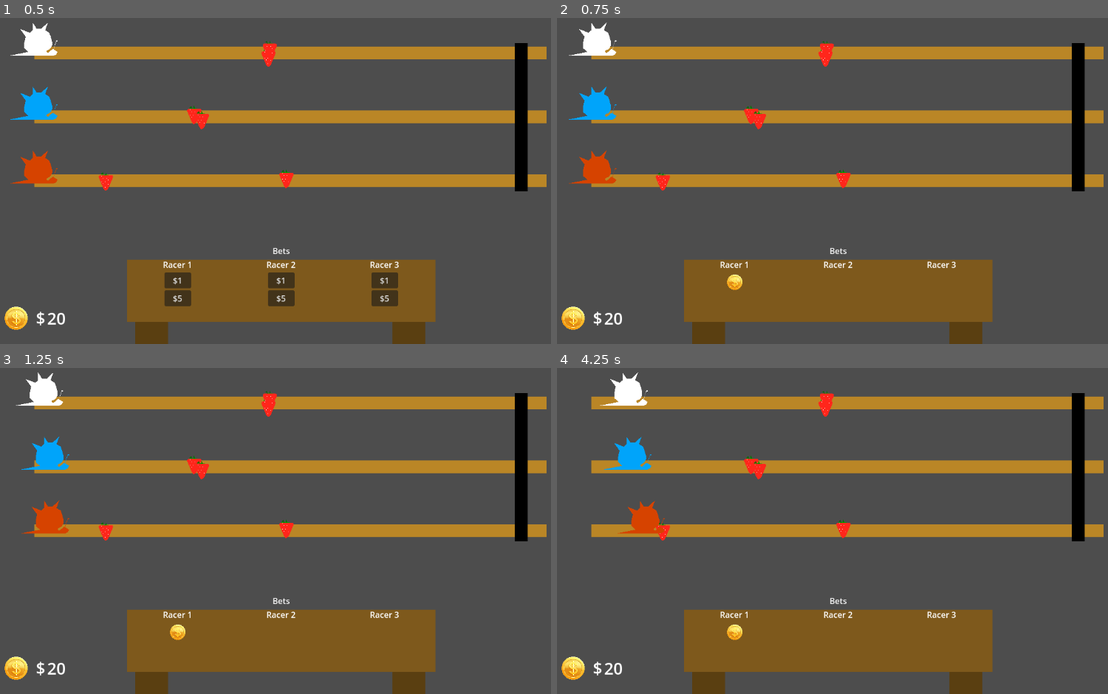
Above: before the commit, frames 1-4 (two rows, left to right).
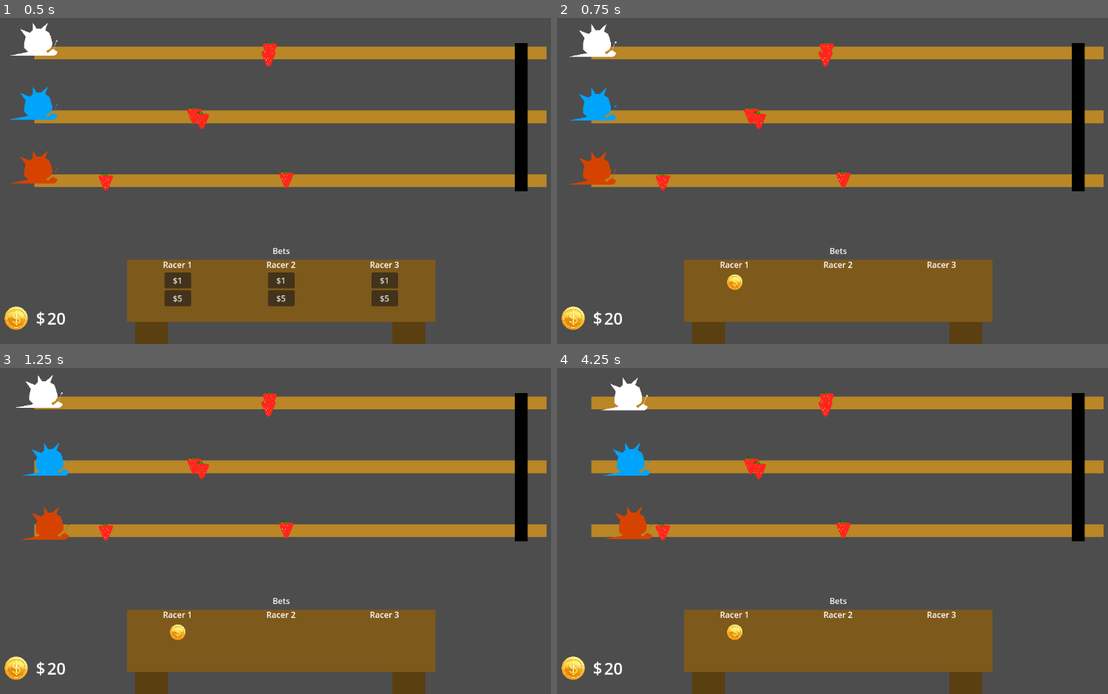
Above: after the commit, the same moments.

Repository: pradoh97/snail-race
Game: Godot game, scene res://level.tscn
Same seed, same stepped clock (60 frames per second), same inputs: the game is played once before the commit and once after it.
Inputs:
- Up to frame 1 (0.5 s): no input
- Up to frame 2 (0.75 s): click "$1" at 0.5 s
- Up to frame 3 (1.25 s): no input
- Up to frame 4 (4.25 s): no input

Frame 1 is identical in both runs. In frame 2, 0.3% of the frame differs, in the area x 2-11%, y 1-52%; in frame 3, 0.8%; in frame 4, 1.1%, in the area x 7-20%, y 1-53%.

Commit message:
Add random vertical movement

Diff:
--- a/level.gd
+++ b/level.gd
@@ -7,6 +7,9 @@
 	var racer_number = 1
 	for racer: Racer in $Racers.get_children():
 		racer.racer_number = racer_number
+		var racer_track = %Tracks.get_child(racer_number - 1)
+		racer.vertical_boundaries.bottom = racer_track.global_position.y + racer_track.width/2
+		racer.vertical_boundaries.top = racer_track.global_position.y - racer_track.width/2
 		racer_number += 1
 	place_traps()
 
--- a/level.tscn
+++ b/level.tscn
@@ -44,16 +44,19 @@
 [node name="Right" type="Marker2D" parent="RaceTrack/TrapsSafeMargins"]
 position = Vector2(334, 50)
 
-[node name="Track1" type="Line2D" parent="RaceTrack"]
+[node name="Tracks" type="Node2D" parent="RaceTrack"]
+unique_name_in_owner = true
+
+[node name="Track1" type="Line2D" parent="RaceTrack/Tracks"]
 points = PackedVector2Array(0, 0, 400, 0)
 default_color = Color(0.73119575, 0.5272471, 0.15017584, 1)
 
-[node name="Track2" type="Line2D" parent="RaceTrack"]
+[node name="Track2" type="Line2D" parent="RaceTrack/Tracks"]
 position = Vector2(0, 50)
 points = PackedVector2Array(0, 0, 400, 0)
 default_color = Color(0.73119575, 0.5272471, 0.15017584, 1)
 
-[node name="Track3" type="Line2D" parent="RaceTrack"]
+[node name="Track3" type="Line2D" parent="RaceTrack/Tracks"]
 position = Vector2(0, 100)
 points = PackedVector2Array(0, 0, 400, 0)
 default_color = Color(0.73119575, 0.5272471, 0.15017584, 1)
--- a/racer/racer.gd
+++ b/racer/racer.gd
@@ -3,9 +3,14 @@
 
 @export var max_speed: float = 0.25
 @export var acceleration: float = 0.025
+var original_position: Vector2
+var vertical_boundaries: = {
+	"bottom": 0,
+	"top": 0
+}
 var racer_number: int = 0
 var timer_factor = 0.1
-var current_speed: float = 0
+var current_speed: Vector2 = Vector2.ZERO
 var movement_enabled: bool = true
 var movement_over: bool = false
 var moving: bool = false
@@ -15,8 +20,10 @@
 var trapped: bool = false
 var consuming_trap: bool = false
 var trap_in_sight: Trap = null
+var vertical_direction = 0
 
 func _ready():
+	original_position = global_position
 	set_physics_process(false)
 	$MaxSpeedTimer.timeout.connect(_on_max_speed_timer_timeout)
 	$StopTimer.timeout.connect(_on_stop_timer_timeout)
@@ -33,16 +40,24 @@
 
 func move():
 	if movement_enabled:
-		current_speed = min(current_speed + acceleration, max_speed)
+		var vector_component = min(current_speed.x + acceleration, max_speed)
+		current_speed = Vector2(vector_component, vector_component * randf_range(0.1, 1))
 	if movement_over:
-		current_speed = max(0, current_speed - acceleration)
+		vertical_direction = randi_range(-1, 1)
+		var vector_component = max(0, current_speed.x - acceleration)
+		current_speed = Vector2(vector_component, vector_component * randf_range(0.1, 1))
 
-	constant_linear_velocity.x = current_speed
-	position.x += constant_linear_velocity.x
+	constant_linear_velocity = current_speed
+	if vertical_direction == 1 and global_position.y >= vertical_boundaries.bottom:
+		constant_linear_velocity.y = 0
+	if vertical_direction == -1 and global_position.y <= vertical_boundaries.top:
+		constant_linear_velocity.y = 0
+	position += Vector2(constant_linear_velocity.x, constant_linear_velocity.y * vertical_direction)
 
-	if current_speed >= max_speed and $MaxSpeedTimer.is_stopped():
+
+	if current_speed.x >= max_speed and $MaxSpeedTimer.is_stopped():
 		$MaxSpeedTimer.start()
-	if current_speed == 0 and $StopTimer.is_stopped():
+	if current_speed.x == 0 and $StopTimer.is_stopped():
 		$StopTimer.start()
 
 func go_to_trap():
@@ -58,6 +73,7 @@
 	moving = true
 	$MaxSpeedTimer.wait_time = throw_dice()*timer_factor
 	$StopTimer.wait_time = throw_dice()*timer_factor
+	vertical_direction = randi_range(-1, 1)
 
 func throw_dice():
 	return [1, 1, 2, 2, 3, 4, 5, 6].pick_random()
--- a/racer/snail.tscn
+++ b/racer/snail.tscn
@@ -53,10 +53,10 @@
 tracks/0/interp = 1
 tracks/0/loop_wrap = true
 tracks/0/keys = {
-"times": PackedFloat32Array(0, 0.26666668, 0.5666667, 0.8333334),
-"transitions": PackedFloat32Array(1, 1, 1, 1),
+"times": PackedFloat32Array(0, 0.26666668, 0.5666667, 0.8333334, 1),
+"transitions": PackedFloat32Array(1, 1, 1, 1, 1),
 "update": 0,
-"values": [Vector2(-15.371428, -11), Vector2(-11.99, -12.325), Vector2(-15.371428, -11), Vector2(-11.99, -12.325)]
+"values": [Vector2(-15.371428, -11), Vector2(-11.99, -12.325), Vector2(-15.371428, -11), Vector2(-11.99, -12.325), Vector2(-15.371428, -11)]
 }
 tracks/1/type = "value"
 tracks/1/imported = false
@@ -65,10 +65,10 @@
 tracks/1/interp = 1
 tracks/1/loop_wrap = true
 tracks/1/keys = {
-"times": PackedFloat32Array(0, 0.26666668, 0.56666666, 0.8333333),
-"transitions": PackedFloat32Array(1, 1, 1, 1),
+"times": PackedFloat32Array(0, 0.26666668, 0.56666666, 0.8333333, 1),
+"transitions": PackedFloat32Array(1, 1, 1, 1, 1),
 "update": 0,
-"values": [0.0, 0.19198621771937624, 0.0, 0.19198621771937624]
+"values": [0.0, 0.19198621771937624, 0.0, 0.19198621771937624, 0.0]
 }
 tracks/2/type = "value"
 tracks/2/imported = false
@@ -77,10 +77,10 @@
 tracks/2/interp = 1
 tracks/2/loop_wrap = true
 tracks/2/keys = {
-"times": PackedFloat32Array(0, 0.26666668, 0.56666666, 0.8333333),
-"transitions": PackedFloat32Array(1, 1, 1, 1),
+"times": PackedFloat32Array(0, 0.26666668, 0.56666666, 0.8333333, 1),
+"transitions": PackedFloat32Array(1, 1, 1, 1, 1),
 "update": 0,
-"values": [0.0, 0.054105207, 0.0, 0.054105207]
+"values": [0.0, 0.054105207, 0.0, 0.054105207, 0.0]
 }
 
 [sub_resource type="AnimationLibrary" id="AnimationLibrary_lk8fo"]
